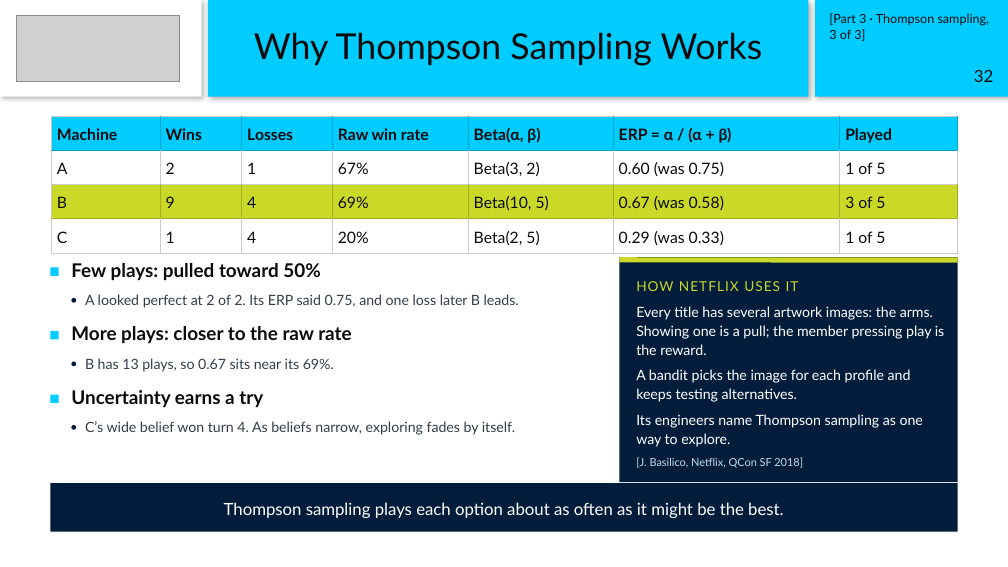
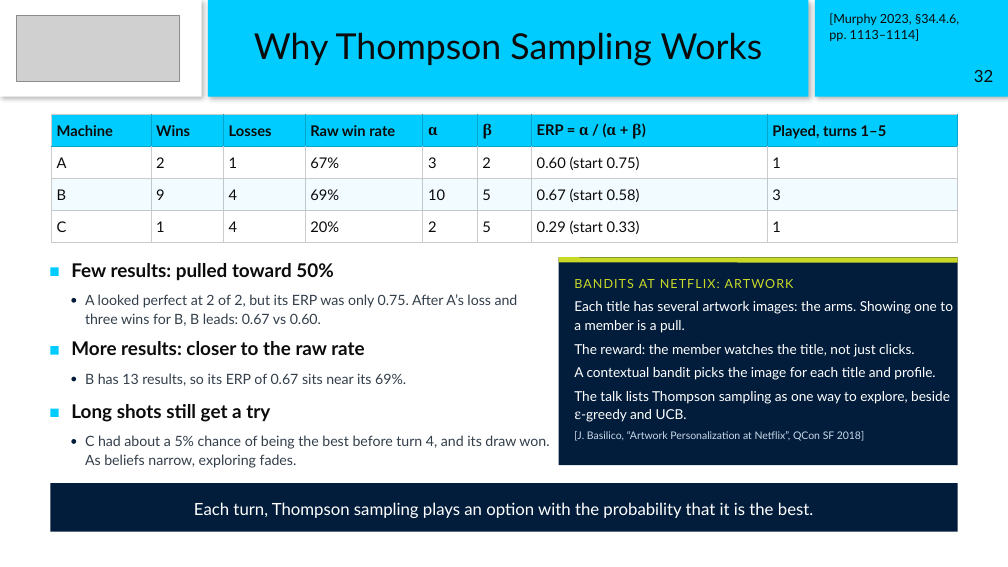
Before and after one commit to karpit0499/teaching, a slide deck: slide 32 of 2026-11-09_gisma_intelligent-agents-lecture/slides/session-1_theory/Session1_Intelligent_Agents_Theory.pptx. Drawn at 1008x567 pixels with LibreOffice and Linux fonts; fonts in the diff are those of the drawing; grey boxes stand for pictures. Boxes give left, top, right and bottom in pixels: in the first picture for what was removed or moved away, otherwise in the second. Text is boxed around its words. In the diff, an @@ line names an element or a change of style, - is before the commit and + after.

```diff
--- a/2026-11-09_gisma_intelligent-agents-lecture/slides/session-1_theory/Session1_Intelligent_Agents_Theory.pptx
+++ b/2026-11-09_gisma_intelligent-agents-lecture/slides/session-1_theory/Session1_Intelligent_Agents_Theory.pptx
@@ text at [829,13,959,41]: text changed @@
-[Part 3 · Thompson sampling,
-3 of 3]
+[Murphy 2023, §34.4.6,
+pp. 1113–1114]
@@ table at [51,114,959,242] @@
-column 5: Beta(α, β) | Beta(3, 2) | Beta(10, 5) | Beta(2, 5)
-column 6: ERP = α / (α + β) | 0.60 (was 0.75) | 0.67 (was 0.58) | 0.29 (was 0.33)
-column 7: Played | 1 of 5 | 3 of 5 | 1 of 5
+column 5: α | 3 | 10 | 2
+column 6: β | 2 | 5 | 5
+column 7: ERP = α / (α + β) | 0.60 (start 0.75) | 0.67 (start 0.58) | 0.29 (start 0.33)
+column 8: Played, turns 1–5 | 1 | 3 | 1
@@ text at [71,263,333,281]: text changed @@
-Few plays: pulled toward 50%
+Few results: pulled toward 50%
@@ line moved from (619, 260) - (958, 260) to (559, 260) - (958, 260) @@
@@ rectangle: place and size @@
-rectangle at [619,257,957,482]
+rectangle at [559,257,958,465]
@@ text at [85,294,518,326]: text changed @@
-A looked perfect at 2 of 2. Its ERP said 0.75, and one loss later B leads.
+A looked perfect at 2 of 2, but its ERP was only 0.75. After A’s loss and three wins for B, B leads: 0.67 vs 0.60.
@@ text at [574,279,794,288]: text changed; size 13 to 12 pt @@
-HOW NETFLIX USES IT
+BANDITS AT NETFLIX: ARTWORK
@@ text at [574,301,953,333]: text changed; size 13.5 to 13 pt @@
-Every title has several artwork images: the arms. Showing one is a pull; the member pressing play is the reward.
+Each title has several artwork images: the arms. Showing one to a member is a pull.
@@ text at [71,341,364,355]: text changed @@
-More plays: closer to the raw rate
+More results: closer to the raw rate
@@ text added at [574,344,915,357], 13 pt, text #FFFFFF @@
+The reward: the member watches the title, not just clicks.
@@ 2 rectangles, 2 rounded rectangles: place and size @@
-2 rectangles, 2 rounded rectangles at [51,331,76,430]
+2 rectangles, 2 rounded rectangles at [51,346,76,444]
@@ text at [85,373,406,386]: text changed @@
-B has 13 plays, so 0.67 sits near its 69%.
+B has 13 results, so its ERP of 0.67 sits near its 69%.
@@ text at [574,367,935,380]: text changed; size 13.5 to 13 pt @@
-A bandit picks the image for each profile and keeps testing alternatives.
+A contextual bandit picks the image for each title and profile.
@@ text at [71,404,270,422]: text changed @@
-Uncertainty earns a try
+Long shots still get a try
@@ text at [574,391,950,422]: text changed; size 13.5 to 13 pt @@
-Its engineers name Thompson sampling as one way to explore.
+The talk lists Thompson sampling as one way to explore, beside ε-greedy and UCB.
@@ text at [85,435,549,468]: text changed @@
-C’s wide belief won turn 4. As beliefs narrow, exploring fades by itself.
+C had about a 5% chance of being the best before turn 4, and its draw won. As beliefs narrow, exploring fades.
@@ text at [574,431,864,441]: text changed; size 10.5 to 10 pt @@
-[J. Basilico, Netflix, QCon SF 2018]
+[J. Basilico, “Artwork Personalization at Netflix”, QCon SF 2018]
@@ text in rectangle at [194,502,813,518]: text changed @@
-Thompson sampling plays each option about as often as it might be the best.
+Each turn, Thompson sampling plays an option with the probability that it is the best.
```
Also in this commit, not shown: 9 other slides changed, 9 other files.
